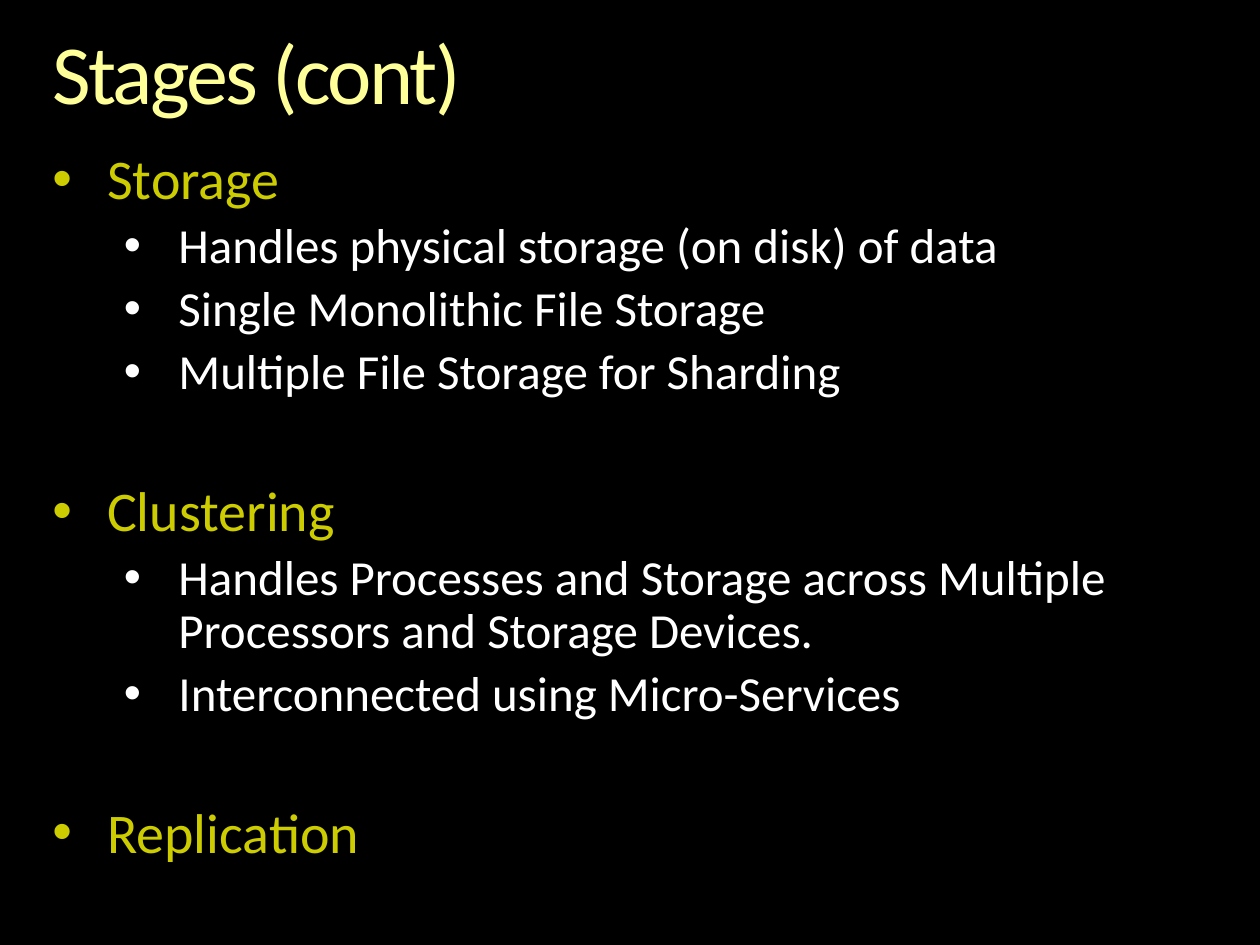
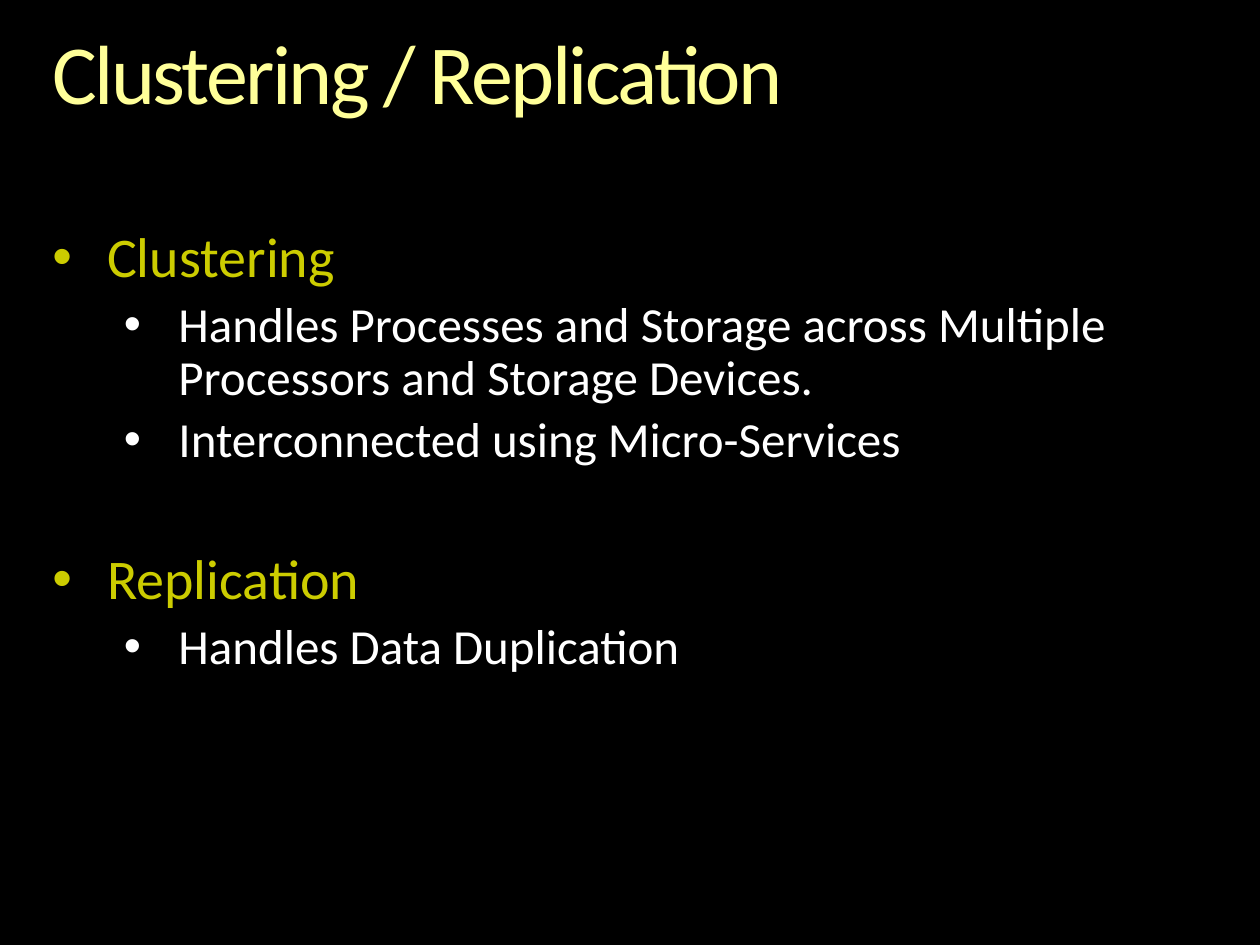
Before and after one commit to andrewferlitsch/epipog-nosql, a slide deck: slide 12 of specs/stages/Data Pipeline.pptx (slide 7 before the commit). Drawn at 1260x945 pixels with LibreOffice and Linux fonts; fonts in the diff are those of the drawing; background and template pictures are left out. Boxes give left, top, right and bottom in pixels: in the first picture for what was removed or moved away, otherwise in the second. Text is boxed around its words. In the diff, an @@ line names an element or a change of style, - is before the commit and + after.

```diff
--- a/specs/stages/Data Pipeline.pptx
+++ b/specs/stages/Data Pipeline.pptx
@@ title at (52,45,782,119): text changed @@
-Stages (cont)
+Clustering / Replication
@@ text at (107,162,998,398): paragraphs removed @@
-• Storage
-  • Handles physical storage (on disk) of data
-  • Single Monolithic File Storage
-  • Multiple File Storage for Sharding
@@ text at (178,630,679,672): paragraph added @@
+  • Handles Data Duplication
```
Also in this commit, not shown: 4 other slides changed, 7 slides added, 2 other files.
